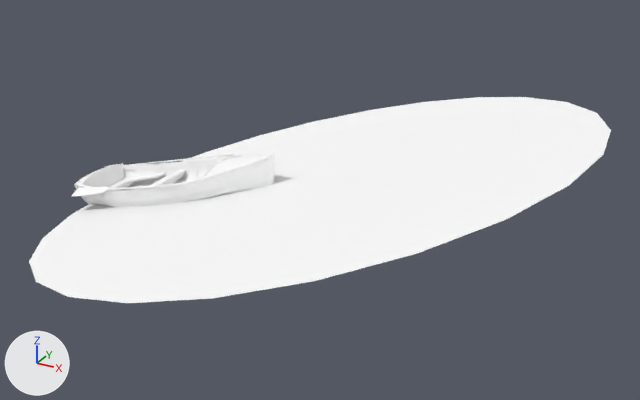
A saved change to the glTF model nodeWorld/public/models/boat.glb.
Both versions are drawn from a 50 mm camera at (682.0, -1263.0, 586.0) aimed at (-10.0, -4.0, -43.0). The lights are fixed; the arrows at lower left show +X, +Y and +Z. Where no turn or scale is listed for an object, it has been applied to the vertices.

In view in the first picture: 'broun_wood', 'disk', 'metall', 'white_wood'.
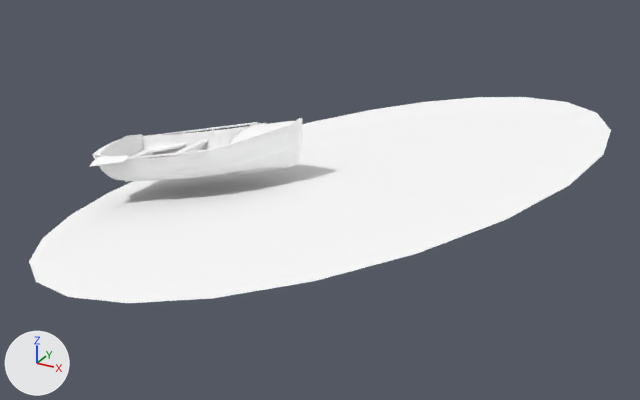
Boxes (x1, y1, x2, y2) around the edits, measured in the pictures (640 x 400 px):
'broun_wood', moved
    before: (71, 153, 275, 204)
    after: (90, 118, 302, 182)
'white_wood', moved
    before: (84, 162, 270, 207)
    after: (101, 128, 298, 180)
'metall', moved
    before: (78, 153, 275, 194)
    after: (97, 119, 302, 162)

The change, as a diff of the scene's bpy script:
```diff
--- a/nodeWorld/public/models/boat.glb.py
+++ b/nodeWorld/public/models/boat.glb.py
@@ ob_broun_wood @@
 ob_broun_wood = bpy.data.objects.new('broun_wood', me_broun_wood)
-ob_broun_wood.location = (-308.0, 10.0, -112.0)
+ob_broun_wood.location = (-251.0, 10.0, -39.0)
@@ ob_white_wood @@
 ob_white_wood = bpy.data.objects.new('white_wood', me_white_wood)
-ob_white_wood.location = (-308.0, 10.0, -112.0)
+ob_white_wood.location = (-251.0, 10.0, -39.0)
@@ ob_metall @@
 ob_metall = bpy.data.objects.new('metall', me_metall)
-ob_metall.location = (-308.0, 10.0, -112.0)
+ob_metall.location = (-251.0, 10.0, -39.0)
```
